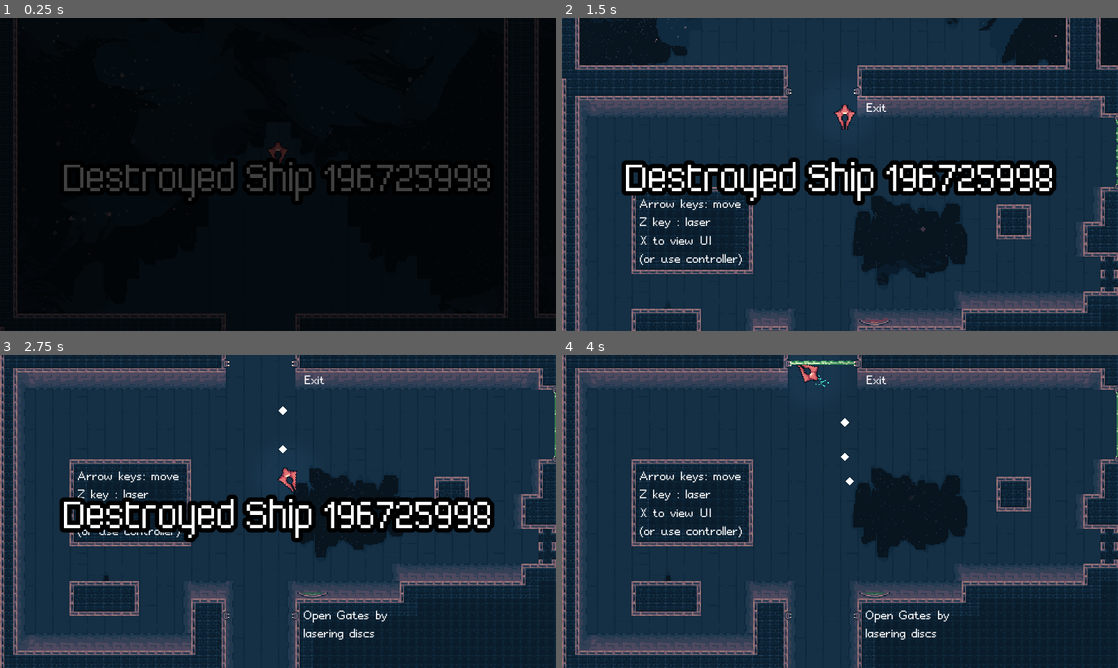
Above: before the commit, frames 1-4 (two rows, left to right).
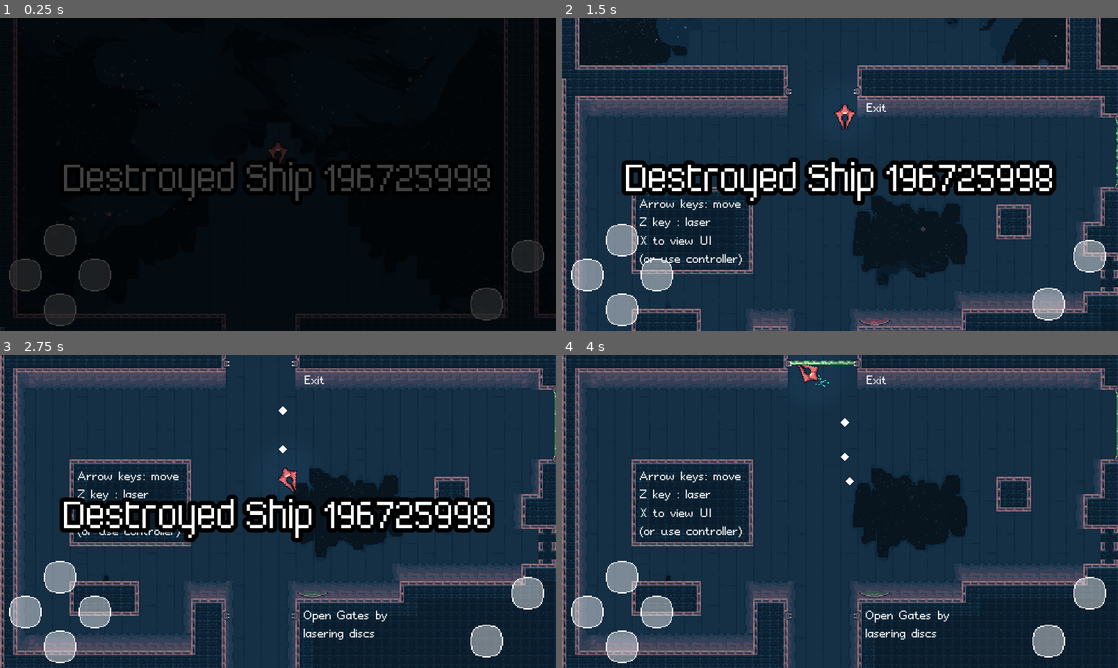
Above: after the commit, the same moments.

Repository: boukew99/godot_wild_jam_34
Game: Godot game, scene res://physics/2d/game.tscn
Two runs of this game, one before a commit and one after it. Both use one fixed random seed, a clock stepped at 60 frames per second and the inputs below. This scene is started directly instead of the project's main scene.
Inputs:
- Up to frame 1 (0.25 s): no input
- Up to frame 2 (1.5 s): hold Right (move_right) 0.53-1.28 s; hold V (bomb) 0.53-1.28 s; tap Z (laser) at 0.8, 1.35 s; hold Down (move_down) from 1.28 s (still down)
- Up to frame 3 (2.75 s): tap V (bomb) at 1.55 s; release Down (move_down) at 2.03 s; hold Right (move_right) from 2.03 s (still down); hold V (bomb) from 2.03 s (still down); tap Z (laser) at 2.3 s
- Up to frame 4 (4 s): release Right (move_right) at 2.78 s; release V (bomb) at 2.78 s; hold Up (move_up) 2.78-3.53 s; tap Z (laser) at 2.85, 3.8 s; tap V (bomb) at 3.05 s; hold Left (move_left) from 3.53 s (still down); hold C (nitro) from 3.53 s (still down)

The runs differ from the first frame. In frame 1, 2.7% of the frame differs, in the area x 1-98%, y 65-99%; in frame 2, 3.0%; in frame 3, 3.0%; in frame 4, 3.0%.

Commit message:
touchscreen buttons and button_click_sfx

Diff:
--- a/project/physics/1d/Story.gd
+++ b/project/physics/1d/Story.gd
@@ -67,3 +67,4 @@
 
 func _on_Button_pressed():
 	next_step()
+	$Click.play()
--- a/project/physics/1d/story_new.tscn
+++ b/project/physics/1d/story_new.tscn
@@ -1,10 +1,11 @@
-[gd_scene load_steps=13 format=2]
+[gd_scene load_steps=14 format=2]
 
 [ext_resource path="res://physics/1d/Story.gd" type="Script" id=1]
 [ext_resource path="res://visual/font/pompy_sans_condensed.tres" type="DynamicFont" id=2]
 [ext_resource path="res://visual/gui/button3.png" type="Texture" id=3]
 [ext_resource path="res://visual/gui/button4.png" type="Texture" id=4]
 [ext_resource path="res://visual/gui/button2.png" type="Texture" id=5]
+[ext_resource path="res://audio/effects/mouse_click.wav" type="AudioStream" id=6]
 
 [sub_resource type="StyleBoxTexture" id=1]
 
@@ -133,6 +134,9 @@
 margin_bottom = 10.0
 text = ">"
 
+[node name="Click" type="AudioStreamPlayer" parent="."]
+stream = ExtResource( 6 )
+
 [connection signal="timeout" from="Timer" to="." method="_on_Timer_timeout"]
 [connection signal="animation_finished" from="AnimationPlayer" to="." method="_on_AnimationPlayer_animation_finished"]
 [connection signal="pressed" from="Button" to="." method="_on_Button_pressed"]
--- a/project/physics/2d/object/player_ship.tscn
+++ b/project/physics/2d/object/player_ship.tscn
@@ -1,10 +1,11 @@
-[gd_scene load_steps=11 format=2]
+[gd_scene load_steps=13 format=2]
 
 [ext_resource path="res://visual/spaceship_player.png" type="Texture" id=1]
 [ext_resource path="res://physics/2d/component/laser/timed_laser.tscn" type="PackedScene" id=2]
 [ext_resource path="res://physics/2d/component/bomb_hatch.tscn" type="PackedScene" id=3]
 [ext_resource path="res://physics/2d/object/player_ship.gd" type="Script" id=4]
 [ext_resource path="res://physics/2d/component/nitro.tscn" type="PackedScene" id=5]
+[ext_resource path="res://button.png" type="Texture" id=6]
 [ext_resource path="res://audio/effects/ship_engine_1.wav" type="AudioStream" id=7]
 [ext_resource path="res://audio/effects/laser_travis.wav" type="AudioStream" id=8]
 [ext_resource path="res://visual/spot.png" type="Texture" id=9]
@@ -15,6 +16,9 @@
 [sub_resource type="Gradient" id=2]
 offsets = PoolRealArray( 0, 0.783972, 0.937282, 1 )
 colors = PoolColorArray( 1, 1, 1, 1, 1, 1, 1, 0.839216, 1, 1, 1, 0.498039, 1, 1, 1, 0 )
+
+[sub_resource type="CircleShape2D" id=3]
+radius = 16.0
 
 [node name="PlayerShip" type="KinematicBody2D" groups=[
 "player",
@@ -70,6 +74,47 @@
 [node name="AudioStreamPlayer" type="AudioStreamPlayer" parent="TimedLaser"]
 stream = ExtResource( 8 )
 
+[node name="CanvasLayer" type="CanvasLayer" parent="."]
+
+[node name="Laser" type="TouchScreenButton" parent="CanvasLayer"]
+position = Vector2( 469.977, 203.15 )
+normal = ExtResource( 6 )
+shape = SubResource( 3 )
+action = "laser"
+
+[node name="Bomb" type="TouchScreenButton" parent="CanvasLayer"]
+position = Vector2( 432.06, 247.265 )
+normal = ExtResource( 6 )
+shape = SubResource( 3 )
+action = "bomb"
+
+[node name="Move" type="Node2D" parent="CanvasLayer"]
+position = Vector2( 39.389, 220.447 )
+
+[node name="Left" type="TouchScreenButton" parent="CanvasLayer/Move"]
+position = Vector2( -32, 0 )
+normal = ExtResource( 6 )
+shape = SubResource( 3 )
+action = "move_left"
+
+[node name="Right" type="TouchScreenButton" parent="CanvasLayer/Move"]
+position = Vector2( 32, 0 )
+normal = ExtResource( 6 )
+shape = SubResource( 3 )
+action = "move_right"
+
+[node name="Up" type="TouchScreenButton" parent="CanvasLayer/Move"]
+position = Vector2( 0, -32 )
+normal = ExtResource( 6 )
+shape = SubResource( 3 )
+action = "move_up"
+
+[node name="Down" type="TouchScreenButton" parent="CanvasLayer/Move"]
+position = Vector2( 0, 32 )
+normal = ExtResource( 6 )
+shape = SubResource( 3 )
+action = "move_down"
+
 [connection signal="toggled" from="TimedLaser" to="." method="_on_TimedLaser_toggled"]
 
 [editable path="TimedLaser"]
--- a/project/project.godot
+++ b/project/project.godot
@@ -157,6 +157,10 @@
  ]
 }
 
+[input_devices]
+
+pointing/emulate_touch_from_mouse=true
+
 [physics]
 
 common/enable_pause_aware_picking=true
Binary file added: project/button.png
Not shown, added: project/button.png.import
